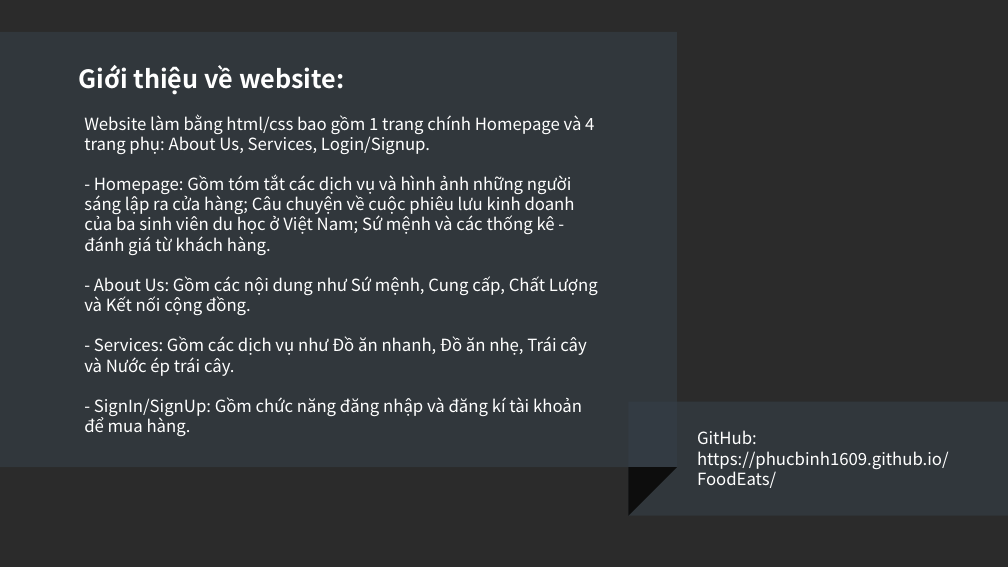
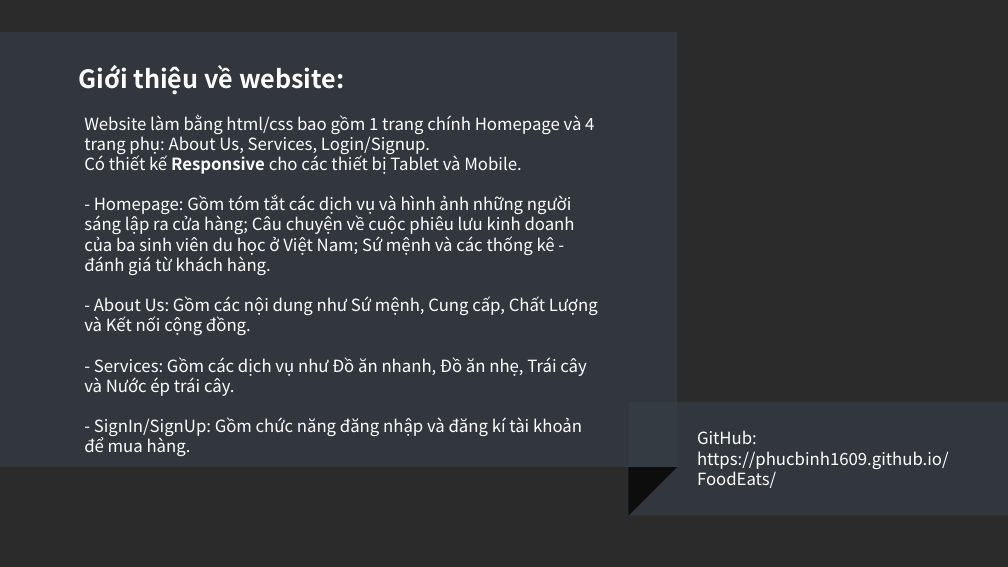
Before and after one commit to phucbinh1609/FoodEats, a slide deck: slide 5 of Slide.pptx. Drawn at 1008x567 pixels with LibreOffice and Linux fonts; fonts in the diff are those of the drawing; background and template pictures are left out; a plain dark background stands for a picture behind light text. Boxes give left, top, right and bottom in pixels: in the first picture for what was removed or moved away, otherwise in the second. Text is boxed around its words. In the diff, an @@ line names an element or a change of style, - is before the commit and + after.

Commit message:
up

```diff
--- a/Slide.pptx
+++ b/Slide.pptx
@@ text at (84,114,594,174): text changed @@
-Website làm bằng html/css bao gồm 1 trang chính Homepage và 4 trang phụ: About Us, Services, Login/Signup.
+Website làm bằng html/css bao gồm 1 trang chính Homepage và 4 trang phụ: About Us, Services, Login/Signup.
+Có thiết kế Responsive cho các thiết bị Tablet và Mobile.
```
Also in this commit, not shown: 1 other slide changed.
